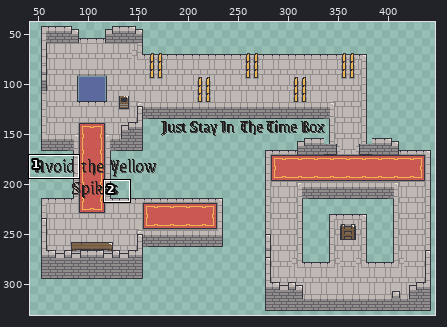
One commit to this sprite sheet: assets/map2.png. The picture above shows the old version from afar; the outline marks the close-up.
Close-up. The starting point:
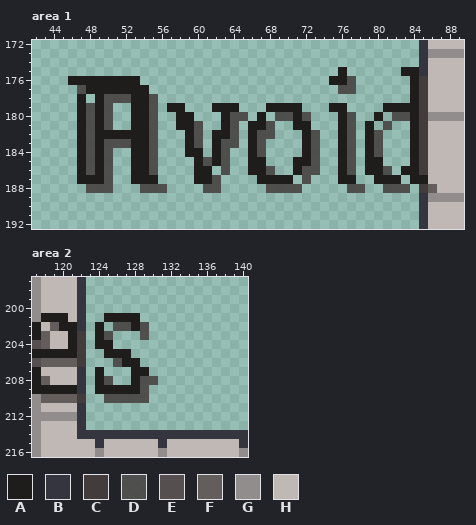
The file is 480x368 pixels. Colours within 5 levels of each other are drawn and written as one. Shown: area 1: x 42..89, y 172..192; area 2: x 117..140, y 197..216. The wide view leaves out empty margins. The commit also changed other parts of the picture, which this record leaves out.
Palette (. is transparent): A #1f1c1c  B #353540  C #433c3c  D #433c3cd9  E #554f4f  F #635d5c  G #918d8d  H #bfb8b4
The result:
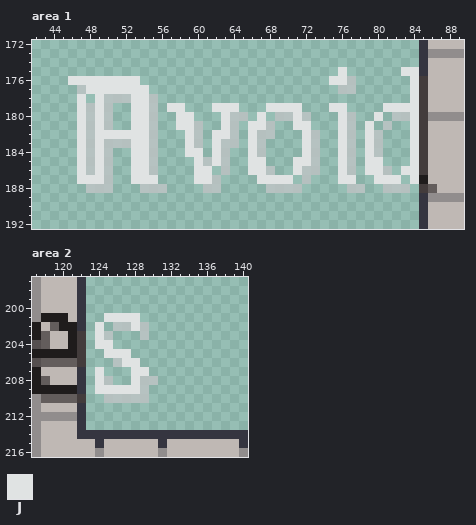
Colours new in this view: J #e0e3e3
The exact change:
@@ palette @@
-D #433c3cd9
+D #bcc3c3d9
--- area 1
@@ x 42..89 @@
 174 ...........................................BHHHH
-175 ..................................A......AABHHHH
-176 ....AAAAAAAA.....................AAD......ACHHHH
-177 .....DAAAAAAA.....................DD......ACHHHH
-178 .....A.ADDDAAD............................ACHHHH
-179 .....ADAD..AAD.AA...AAA...AAAA...AA....AAAACHHHH
-180 .....ADAD..AAD..AA...ADD.A.DDAD...AD..A.DDACGGGG
-181 .....ADAD..AAD..AAD..AD.AAD..AA...AD.A.D..ACHHHH
-182 .....ADAAAAAAD...AD.AAD.ADD...AD..AD.AD...ACHHHH
-183 .....ADADDDAAD...AD.ADD.AD....AD..AD.AD...ACHHHH
-184 .....ADAD..AAD...AA.AD..AD....AD..AD.AD...ACHHHH
-185 .....ADAD..AAD....ADAD..AA...AAD..AD.AA...ACHHHH
-186 .....ADAD..AAD....AA.D..AAD..ADD..AD.AAD.AACHHHH
-187 .....AAAD..AAA....AAD....AAAA.D...AA..AAA.AAHHHH
+175 ..................................J......JJBHHHH
+176 ....JJJJJJJJ.....................JJD......JCHHHH
+177 .....DJJJJJJJ.....................DD......JCHHHH
+178 .....J.JDDDJJD............................JCHHHH
+179 .....JDJD..JJD.JJ...JJJ...JJJJ...JJ....JJJJCHHHH
+180 .....JDJD..JJD..JJ...JDD.J.DDJD...JD..J.DDJCGGGG
+181 .....JDJD..JJD..JJD..JD.JJD..JJ...JD.J.D..JCHHHH
+182 .....JDJJJJJJD...JD.JJD.JDD...JD..JD.JD...JCHHHH
+183 .....JDJDDDJJD...JD.JDD.JD....JD..JD.JD...JCHHHH
+184 .....JDJD..JJD...JJ.JD..JD....JD..JD.JD...JCHHHH
+185 .....JDJD..JJD....JDJD..JJ...JJD..JD.JJ...JCHHHH
+186 .....JDJD..JJD....JJ.D..JJD..JDD..JD.JJD.JJCHHHH
+187 .....JJJD..JJJ....JJD....JJJJ.D...JJ..JJJ.JAHHHH
 188 ......DDD...DDD....DD.....DDDD.....DD..DDD.CFHHH
--- area 2
@@ x 122..131 @@
 200 B.........
-201 B..AAAA...
-202 B.A.DDAD..
-203 C.AD...D..
-204 C.AA......
-205 C..AAA....
-206 C...DAA...
-207 B.A...AA..
-208 B.AD..ADD.
-209 B.AAAAAD..
+201 B..JJJJ...
+202 B.J.DDJD..
+203 C.JD...D..
+204 C.JJ......
+205 C..JJJ....
+206 C...DJJ...
+207 B.J...JJ..
+208 B.JD..JDD.
+209 B.JJJJJD..
 210 C..DDDDD..
